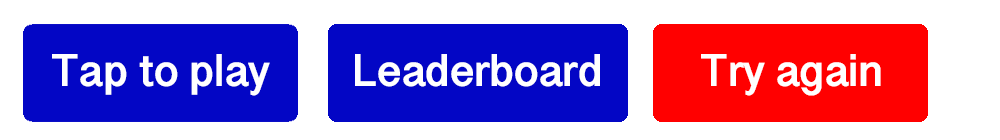
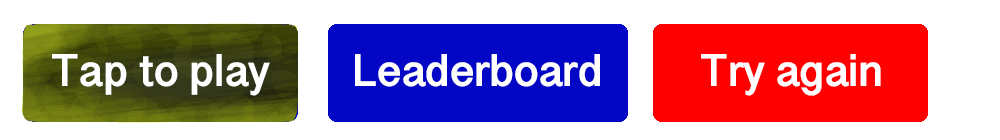
Revision of a layered 1000×140 image; what changed, layer by layer:
added layer "Layer 2" in group "Here we go" over [22, 23, 299, 123]
painted on "Layer 1" (3rd of 3, in "Here we go") over [22, 23, 299, 123]
